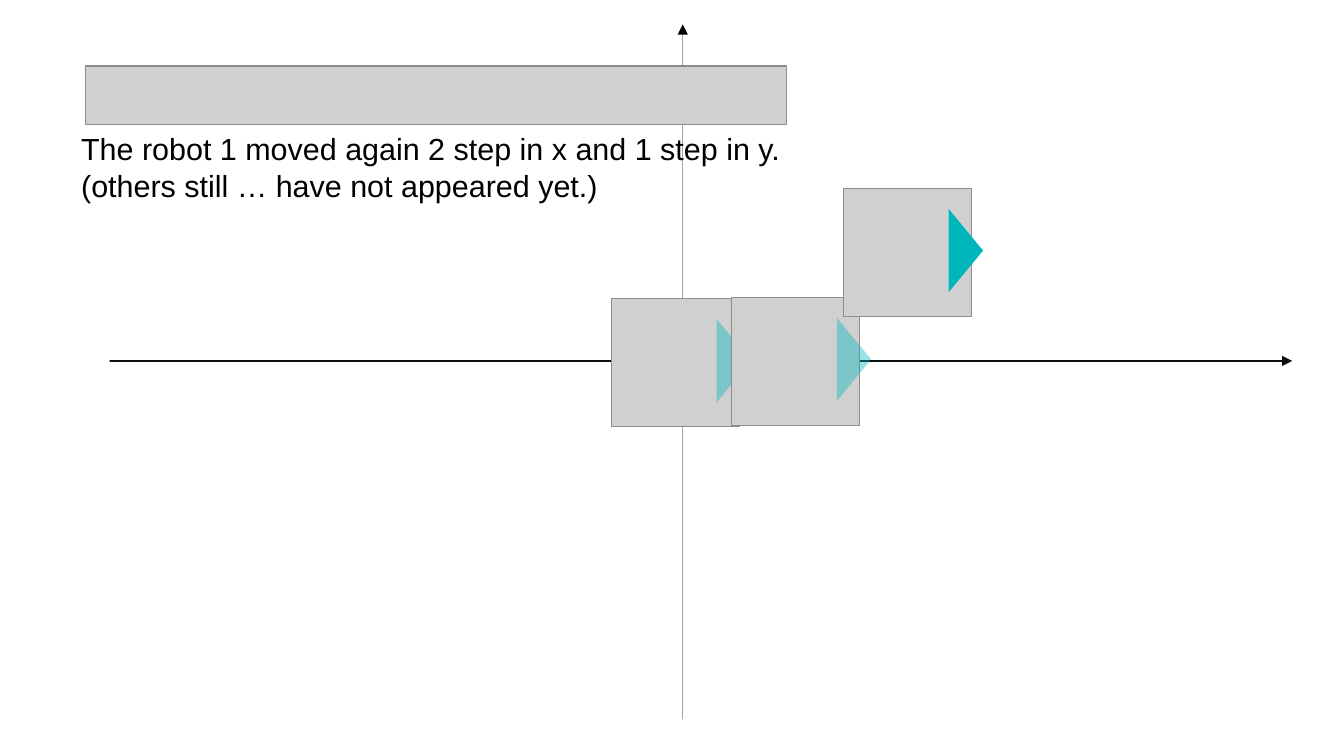
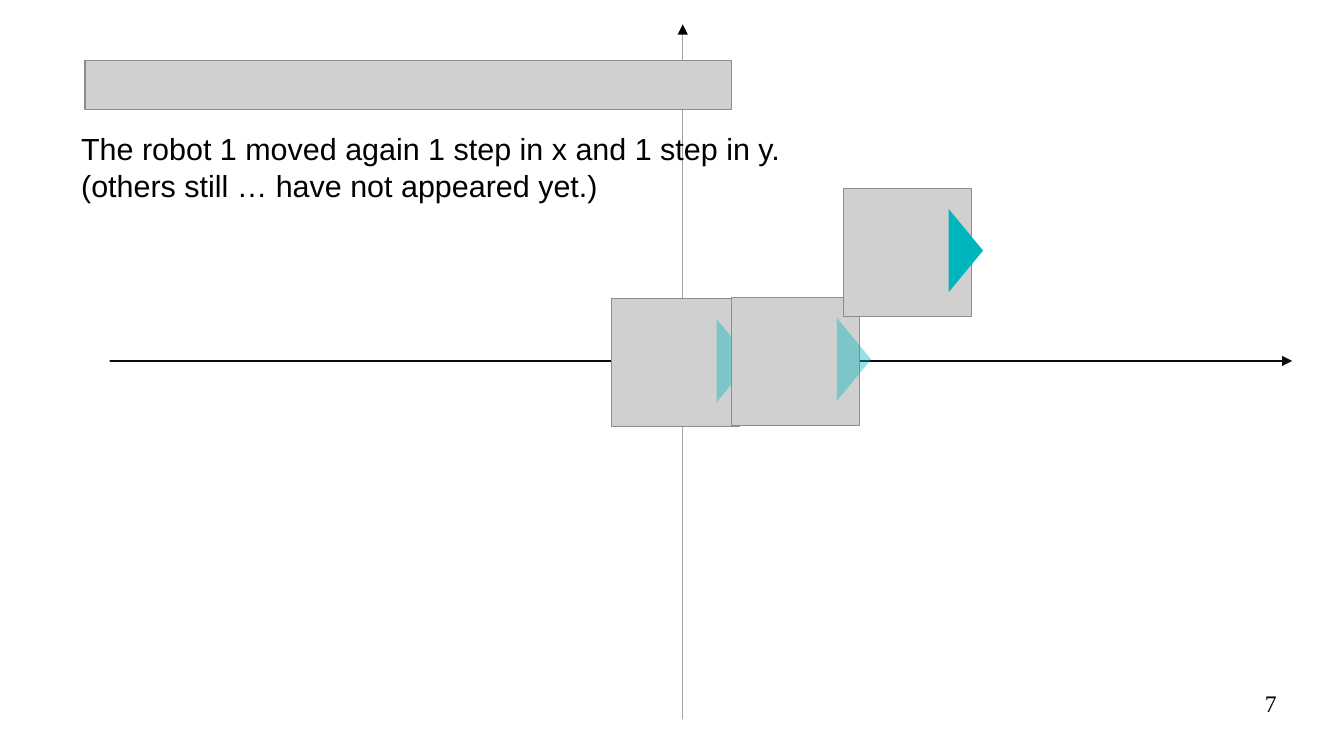
Before and after one commit to gisbi-kim/multi-robot-isam-example, a slide deck: slide 7 of docs/multirobot.odp. Drawn at 1344x756 pixels with LibreOffice and Linux fonts; fonts in the diff are those of the drawing; grey boxes stand for pictures. Boxes give left, top, right and bottom in pixels: in the first picture for what was removed or moved away, otherwise in the second. Text is boxed around its words. In the diff, an @@ line names an element or a change of style, - is before the commit and + after.

```diff
--- a/docs/multirobot.odp
+++ b/docs/multirobot.odp
@@ picture: place and size @@
-picture at bbox=[85, 66, 787, 124]
+picture at bbox=[85, 60, 732, 110]
@@ text at bbox=[81, 136, 779, 166]: text changed @@
-The robot 1 moved again 2 step in x and 1 step in y.
+The robot 1 moved again 1 step in x and 1 step in y.
@@ page number added at bbox=[1265, 696, 1277, 712], 14 pt, text #000000 @@
+7
```
Also in this commit, not shown: 22 other slides changed, 4 other files.
